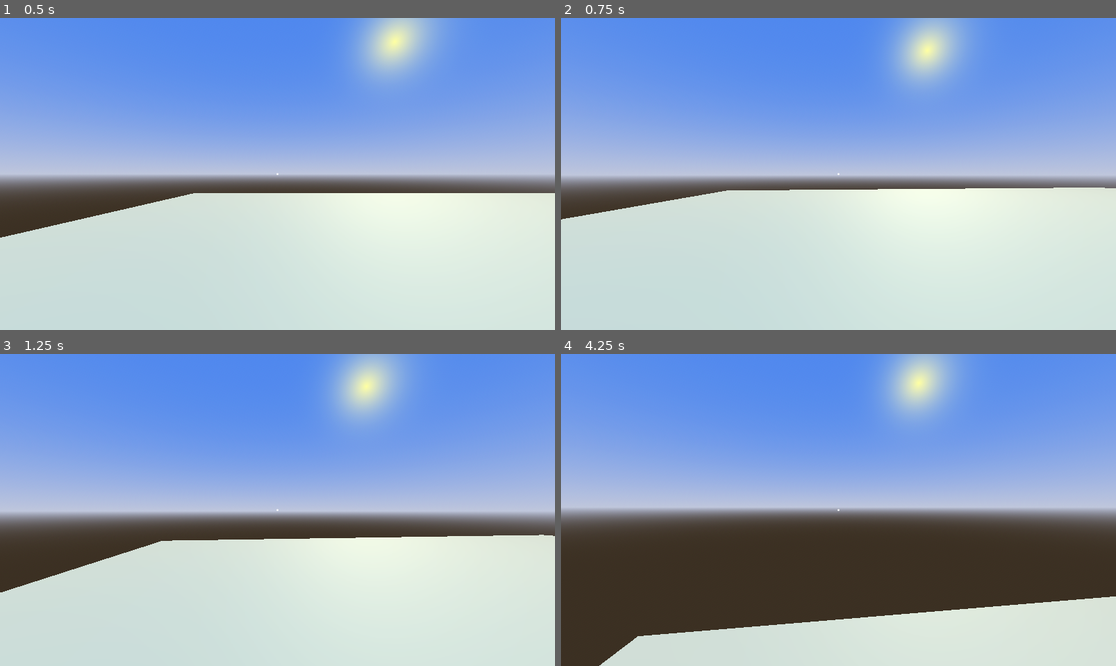
Above: before the commit, frames 1-4 (two rows, left to right).
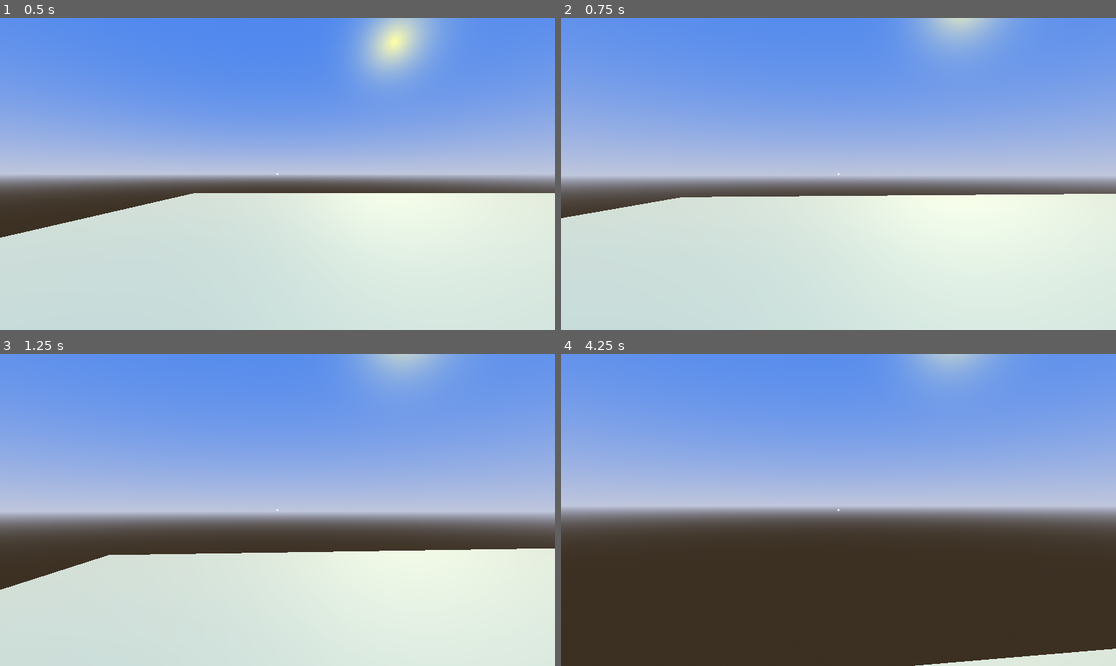
Above: after the commit, the same moments.

Repository: GabeeTheFinch/The-Airport
Game: Godot game, scene res://Maps/map_player_testing.tscn
Same seed, same stepped clock (60 frames per second), same inputs: the game is played once before the commit and once after it.
Inputs (mouse positions are in pixels of both pictures, inside the frame that each line leads up to):
- Up to frame 1 (0.5 s): no input
- Up to frame 2 (0.75 s): tap Enter at 0.5 s; move the mouse to (866, 174) at 0.52 s; hold W (Move_Forward) from 0.53 s (still down); hold Ctrl (Action_Crouch) from 0.53 s (still down)
- Up to frame 3 (1.25 s): keep holding W (Move_Forward); keep holding Ctrl (Action_Crouch); tap Space (Move_Jump) at 0.77 s; tap Shift (Action_Sprint) at 0.8 s
- Up to frame 4 (4.25 s): keep holding W (Move_Forward); move the mouse to (810, 510) at 1.27 s; release Ctrl (Action_Crouch) at 1.28 s; tap Shift (Action_Sprint) at 1.35, 2.3, 2.85, 3.8 s; tap Space (Move_Jump) at 1.52, 3.02, 3.77 s; tap Ctrl (Action_Crouch) at 1.55, 3.05 s; move the mouse to (849, 503) at 2.02 s; hold Ctrl (Action_Crouch) 2.03-2.78 s; move the mouse to (832, 516) at 2.77 s; move the mouse to (877, 513) at 3.52 s; hold Ctrl (Action_Crouch) from 3.53 s (still down); tap Escape (Game_Pause) at 4.15 s

Frame 1 is identical in both runs. In frame 2, 5.3% of the frame differs, in the area x 0-100%, y 0-65%; in frame 3, 8.0%; in frame 4, 15%, in the area x 6-100%, y 0-100%.

Commit message:
WIP Camera Animations (for crouching and running)
Working on an animation for walking and running
Currently the FOV changes while crouching or running

Diff:
--- a/Maps/map_player_testing.gd
+++ b/Maps/map_player_testing.gd
@@ -6,25 +6,24 @@
 signal unpause
 
 
-func _ready():
-	Input.set_mouse_mode(Input.MOUSE_MODE_CAPTURED)
+#func _ready():
+	#Input.set_mouse_mode(Input.MOUSE_MODE_CAPTURED)
+
 
 func pause_game():
 	Input.set_mouse_mode(Input.MOUSE_MODE_VISIBLE)
-	get_tree().paused = true #In case you want to pause the game
 	paused = true
 	pause.emit()
+	get_tree().paused = true #In case you want to pause the game
 
 func unpause_game():
-	get_tree().paused = false
 	Input.set_mouse_mode(Input.MOUSE_MODE_CAPTURED)
 	paused = false
 	unpause.emit()
+	get_tree().paused = false
 
-func _process(_delta):
-	if Input.is_action_just_released("Game_Pause"):
-		paused = !paused
-		if paused:
-			pause_game()
-		else:
-			unpause_game()
+func _process(delta):
+	if Input.is_action_pressed("Game_Pause") and !paused:
+		pause_game()
+	elif Input.is_action_pressed("Game_Pause") and paused:
+		unpause_game()
--- a/Maps/map_player_testing.tscn
+++ b/Maps/map_player_testing.tscn
@@ -37,6 +37,7 @@
 size = Vector3(4.1, 0.29, 1)
 
 [node name="Map_PlayerTesting" type="Node"]
+process_mode = 1
 script = ExtResource("1_2w811")
 
 [node name="WorldEnvironment" type="WorldEnvironment" parent="."]
--- a/Player/player.gd
+++ b/Player/player.gd
@@ -1,7 +1,7 @@
 extends CharacterBody3D
 
 @export var BASE_SPEED: float = 3
-@export var SPRINT_SPEED: float = 6
+@export var SPRINT_SPEED: float = 5
 @export var CROUCH_SPEED: float = 1
 @export var JUMP_VELOCITY: float = 4.5
 @export var Sensitivity: float = 0.1
@@ -23,6 +23,7 @@
 var Normal_Player_Y_Scale: float = 1.0
 var Crouch_Player_Y_Scale: float = 0.6
 var SPEED: float = BASE_SPEED
+var camera_fov_extents: Array[float] = [75.0, 85.0, 55]
 var look_dir: Vector2
 
 func _ready():
@@ -57,14 +58,17 @@
 		if !$Roof_Detector.is_colliding():
 			state = "Sprinting"
 			SPEED = SPRINT_SPEED
+			camera.fov = lerp(camera.fov, camera_fov_extents[1], 10 * delta)
 	elif Input.is_action_pressed("Action_Crouch") and !Input.is_action_pressed("Action_Sprint") and crouch_enabled:
 		state = "Crouching"
 		SPEED = CROUCH_SPEED
+		camera.fov = lerp(camera.fov, camera_fov_extents[2], 10 * delta)
 		apply_crouch_transform(delta)
 	else:
 		if !$Roof_Detector.is_colliding():
 			state = "Normal"
 			SPEED = BASE_SPEED
+			camera.fov = lerp(camera.fov, camera_fov_extents[0], 10 * delta)
 			reset_transforms(delta)
 
 	if is_on_floor():
--- a/Player/player.tscn
+++ b/Player/player.tscn
@@ -6,6 +6,84 @@
 [sub_resource type="CapsuleMesh" id="CapsuleMesh_26458"]
 
 [sub_resource type="CapsuleShape3D" id="CapsuleShape3D_wp11s"]
+
+[sub_resource type="Animation" id="Animation_fiye5"]
+resource_name = "CameraAnimTest"
+tracks/0/type = "bezier"
+tracks/0/imported = false
+tracks/0/enabled = true
+tracks/0/path = NodePath(".:position:x")
+tracks/0/interp = 1
+tracks/0/loop_wrap = true
+tracks/0/keys = {
+"handle_modes": PackedInt32Array(0),
+"points": PackedFloat32Array(0, -0.25, 0, 0.25, 0),
+"times": PackedFloat32Array(0)
+}
+tracks/1/type = "bezier"
+tracks/1/imported = false
+tracks/1/enabled = true
+tracks/1/path = NodePath(".:position:y")
+tracks/1/interp = 1
+tracks/1/loop_wrap = true
+tracks/1/keys = {
+"handle_modes": PackedInt32Array(0),
+"points": PackedFloat32Array(0, -0.25, 0, 0.25, 0),
+"times": PackedFloat32Array(0)
+}
+tracks/2/type = "bezier"
+tracks/2/imported = false
+tracks/2/enabled = true
+tracks/2/path = NodePath(".:position:z")
+tracks/2/interp = 1
+tracks/2/loop_wrap = true
+tracks/2/keys = {
+"handle_modes": PackedInt32Array(0),
+"points": PackedFloat32Array(0, -0.25, 0, 0.25, 0),
+"times": PackedFloat32Array(0)
+}
+
+[sub_resource type="Animation" id="Animation_n5gdl"]
+length = 0.001
+tracks/0/type = "bezier"
+tracks/0/imported = false
+tracks/0/enabled = true
+tracks/0/path = NodePath(".:position:x")
+tracks/0/interp = 1
+tracks/0/loop_wrap = true
+tracks/0/keys = {
+"handle_modes": PackedInt32Array(0),
+"points": PackedFloat32Array(0, -0.25, 0, 0.25, 0),
+"times": PackedFloat32Array(0)
+}
+tracks/1/type = "bezier"
+tracks/1/imported = false
+tracks/1/enabled = true
+tracks/1/path = NodePath(".:position:y")
+tracks/1/interp = 1
+tracks/1/loop_wrap = true
+tracks/1/keys = {
+"handle_modes": PackedInt32Array(0),
+"points": PackedFloat32Array(0, -0.25, 0, 0.25, 0),
+"times": PackedFloat32Array(0)
+}
+tracks/2/type = "bezier"
+tracks/2/imported = false
+tracks/2/enabled = true
+tracks/2/path = NodePath(".:position:z")
+tracks/2/interp = 1
+tracks/2/loop_wrap = true
+tracks/2/keys = {
+"handle_modes": PackedInt32Array(0),
+"points": PackedFloat32Array(0, -0.25, 0, 0.25, 0),
+"times": PackedFloat32Array(0)
+}
+
+[sub_resource type="AnimationLibrary" id="AnimationLibrary_5i1a6"]
+_data = {
+"CameraAnimTest": SubResource("Animation_fiye5"),
+"RESET": SubResource("Animation_n5gdl")
+}
 
 [node name="Player" type="CharacterBody3D"]
 transform = Transform3D(1, 0, 0, 0, 1, 0, 0, 0, 1, 0, 1, 0)
@@ -23,6 +101,11 @@
 
 [node name="Camera3D" type="Camera3D" parent="Neck"]
 
+[node name="AnimationPlayer" type="AnimationPlayer" parent="Neck/Camera3D"]
+libraries = {
+"": SubResource("AnimationLibrary_5i1a6")
+}
+
 [node name="HUD" type="Camera2D" parent="."]
 
 [node name="Crosshair" type="Sprite2D" parent="HUD"]
Not shown: 1 places in Player/player.tscn that only renumber resources
